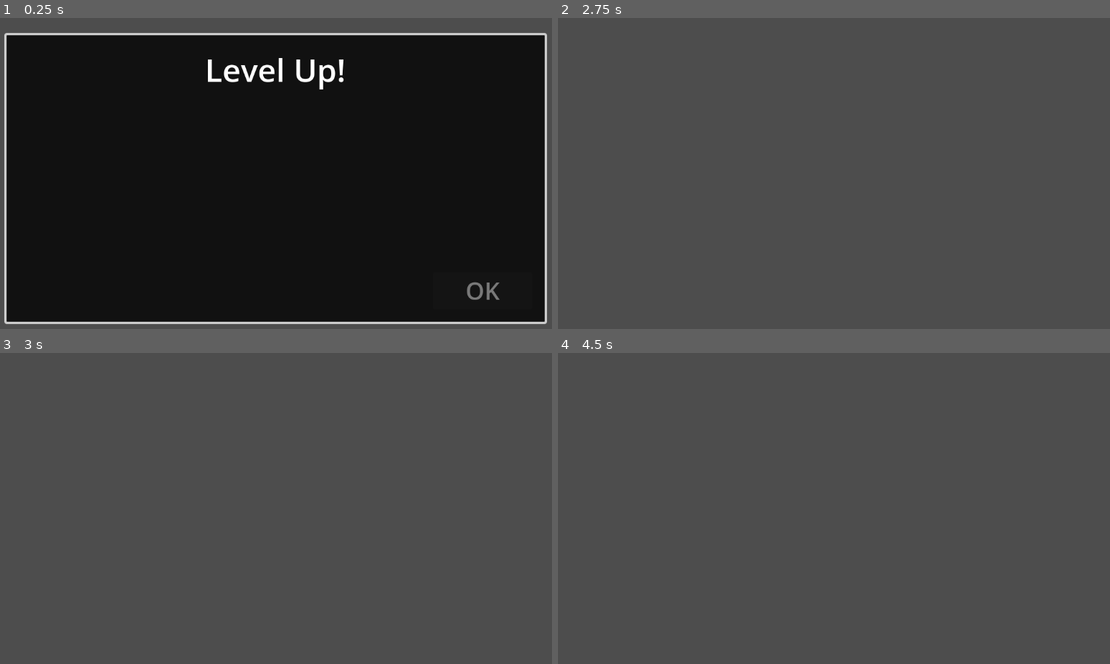
Above: before the commit, frames 1-4 (two rows, left to right).
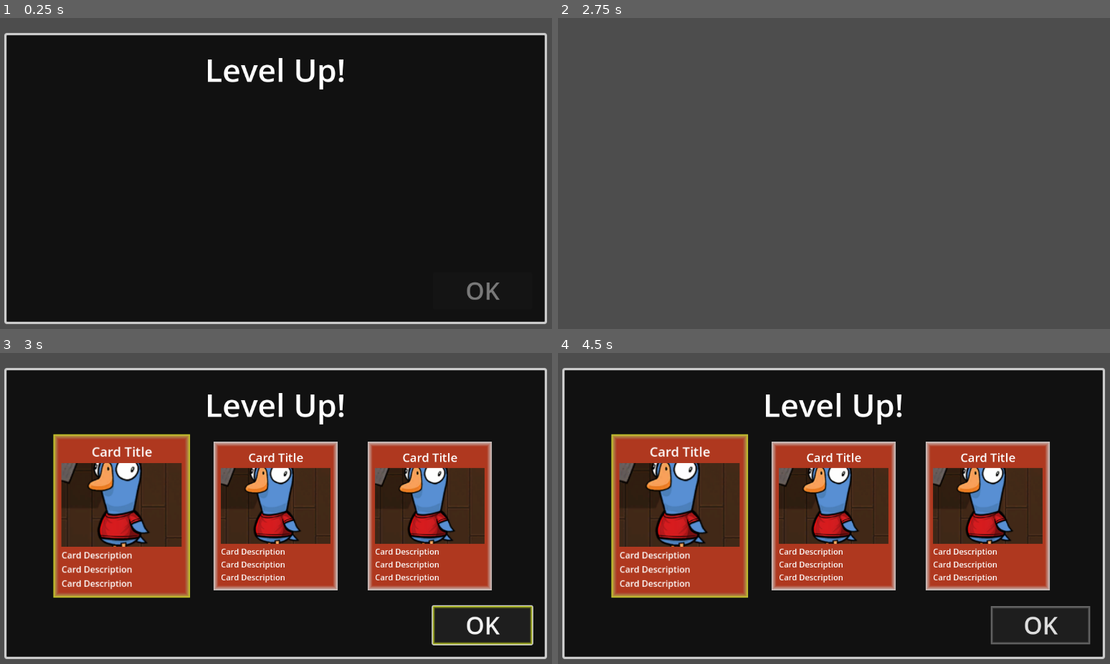
Above: after the commit, the same moments.

Repository: bluewind109/level-up-popup
Game: Godot game, scene res://scenes/canvas.tscn
The game is run twice, just before and just after one commit, with the same random seed, the same clock (stepped at 60 frames per second) and the same inputs.
Inputs (mouse positions are in pixels of both pictures, inside the frame that each line leads up to):
- Up to frame 1 (0.25 s): no input
- Up to frame 2 (2.75 s): tap Enter at 0.5 s; click (679, 182) at 1.27 s; click "OK" at 2 s
- Up to frame 3 (3 s): tap Space at 2.75 s
- Up to frame 4 (4.5 s): click (1038, 626) at 3.5 s, where only the run after the commit has a clickable "OK"; click (679, 514) at 4.27 s

Frames 1-2 are identical in both runs. In frame 3, 92% of the frame differs, in the area x 0-100%, y 4-99%; in frame 4, 91%.

Commit message:
Add tween callback placeholder

Diff:
--- a/scenes/level_up_panel.gd
+++ b/scenes/level_up_panel.gd
@@ -59,22 +59,25 @@
 	is_animation_done = true
 
 var hide_duration: float = 0.125
+var tween_hide_panel: Tween
 func _tween_hide_panel():
+	if (tween_hide_panel): tween_hide_panel.kill()
+	else: tween_hide_panel = create_tween()
 	self.get_parent().modulate.a = 1
-	var tween = create_tween()
-	tween.set_trans(Tween.TRANS_SINE)
-	tween.set_ease(Tween.EASE_IN)
-	tween.tween_property(self.get_parent(), "modulate:a", 0, hide_duration)
+	tween_hide_panel.set_trans(Tween.TRANS_SINE)
+	tween_hide_panel.set_ease(Tween.EASE_IN)
+	tween_hide_panel.tween_property(self.get_parent(), "modulate:a", 0, hide_duration)
 
 func _on_button_ok() -> void:
 	print("_on_button_ok")
 	if (not is_animation_done): return
 	_tween_hide_panel()
 	sound_ok.play()
-	# TODO Whatever logic you want to put in
-
-	# Unpause the game after tween animation is done
-	await get_tree().create_timer(hide_duration).timeout
+	tween_hide_panel.tween_callback(func():
+		print("hide done")
+		# TODO Whatever logic you want to put in
+		# Unpause the game after tween animation is done
+	)
 
 func _on_card_selected() -> void:
 	# print("_on_card_selected")
